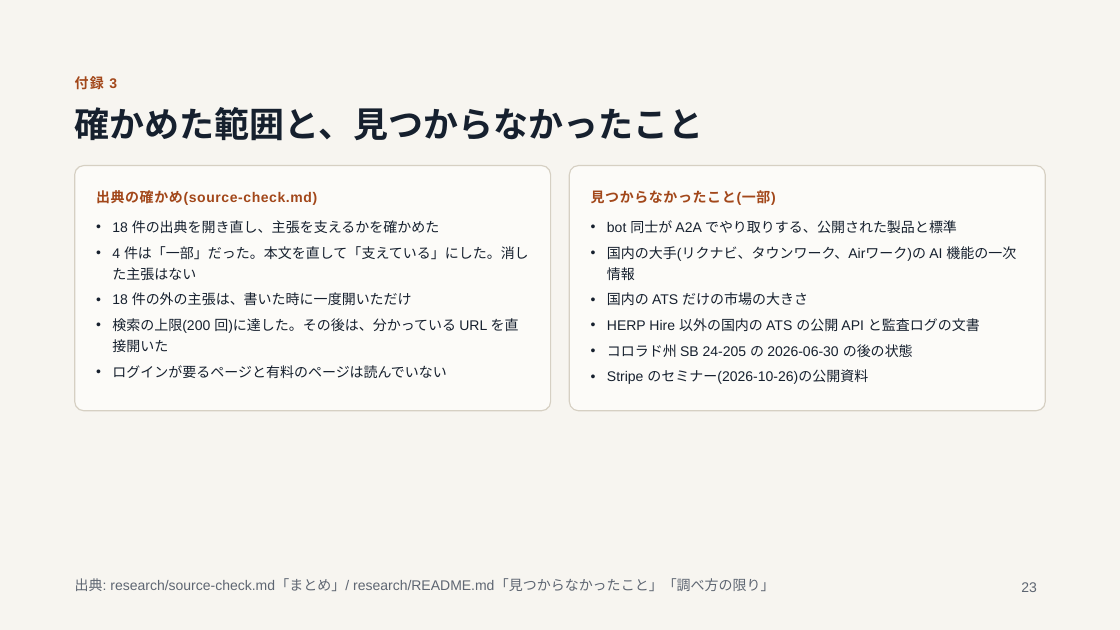
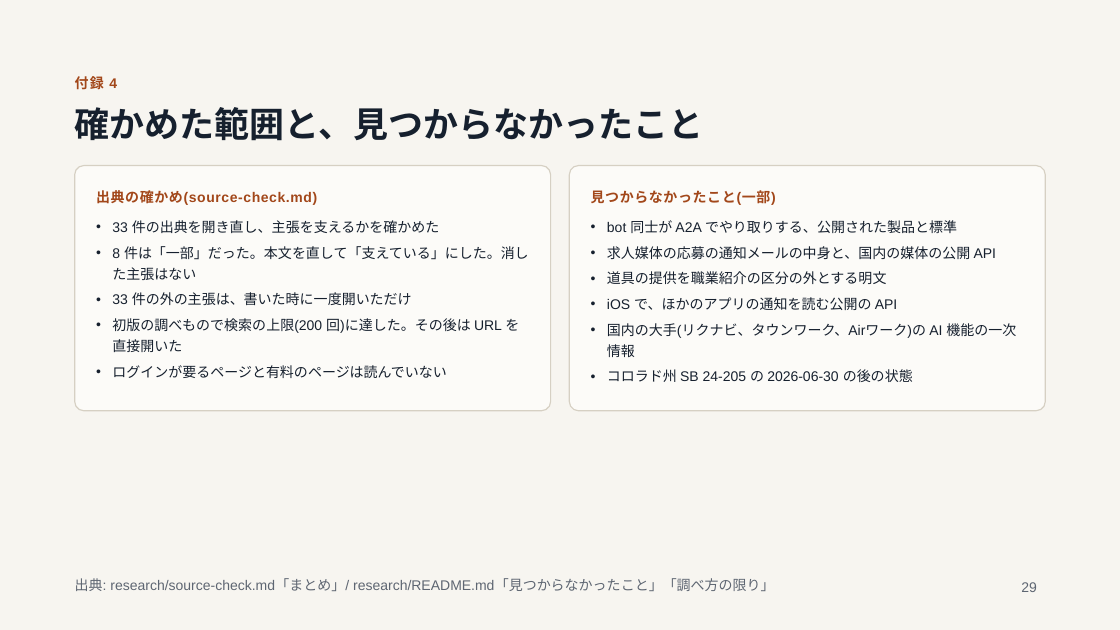
Before and after one commit to jyoka/hiring-os, a slide deck: slide 29 of docs/pitch/pitch.pptx (slide 23 before the commit). Drawn at 1120x630 pixels with LibreOffice and Linux fonts; fonts in the diff are those of the drawing. Boxes give left, top, right and bottom in pixels: in the first picture for what was removed or moved away, otherwise in the second. Text is boxed around its words. In the diff, an @@ line names an element or a change of style, - is before the commit and + after.

Commit message:
task 439: 採用プロダクト: 連携の戦略と収益の形を調べ、PRD とピッチを直す

```diff
--- a/docs/pitch/pitch.pptx
+++ b/docs/pitch/pitch.pptx
@@ text at (x1=75, y1=76, x2=117, y2=89): text changed @@
-付録 3
+付録 4
@@ text in rounded rectangle at (x1=112, y1=220, x2=529, y2=352): text changed @@
-• 18 件の出典を開き直し、主張を支えるかを確かめた
-• 4 件は「一部」だった。本文を直して「支えている」にした。消した主張はない
-• 18 件の外の主張は、書いた時に一度開いただけ
-• 検索の上限(200 回)に達した。その後は、分かっている URL を直接開いた
+• 33 件の出典を開き直し、主張を支えるかを確かめた
+• 8 件は「一部」だった。本文を直して「支えている」にした。消した主張はない
+• 33 件の外の主張は、書いた時に一度開いただけ
+• 初版の調べもので検索の上限(200 回)に達した。その後は URL を直接開いた
@@ text in rounded rectangle at (x1=607, y1=246, x2=997, y2=310): paragraphs added @@
+• 求人媒体の応募の通知メールの中身と、国内の媒体の公開 API
+• 道具の提供を職業紹介の区分の外とする明文
+• iOS で、ほかのアプリの通知を読む公開の API
@@ text in rounded rectangle at (x1=607, y1=292, x2=980, y2=331): paragraphs removed @@
-• 国内の ATS だけの市場の大きさ
-• HERP Hire 以外の国内の ATS の公開 API と監査ログの文書
@@ text in rounded rectangle at (x1=607, y1=369, x2=868, y2=384): paragraph removed @@
-• Stripe のセミナー(2026-10-26)の公開資料
@@ page number at (x1=1021, y1=582, x2=1037, y2=592): text changed @@
-23
+29
```
Also in this commit, not shown: 11 other slides changed, 6 slides added, 3 other files.
